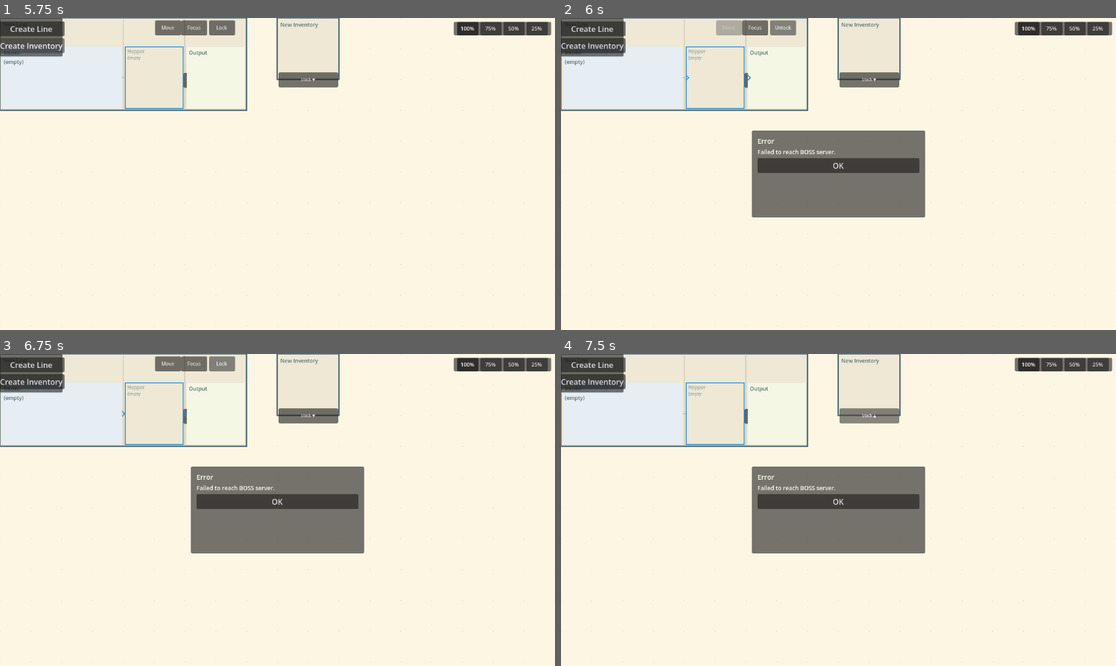
Above: before the commit, frames 1-4 (two rows, left to right).
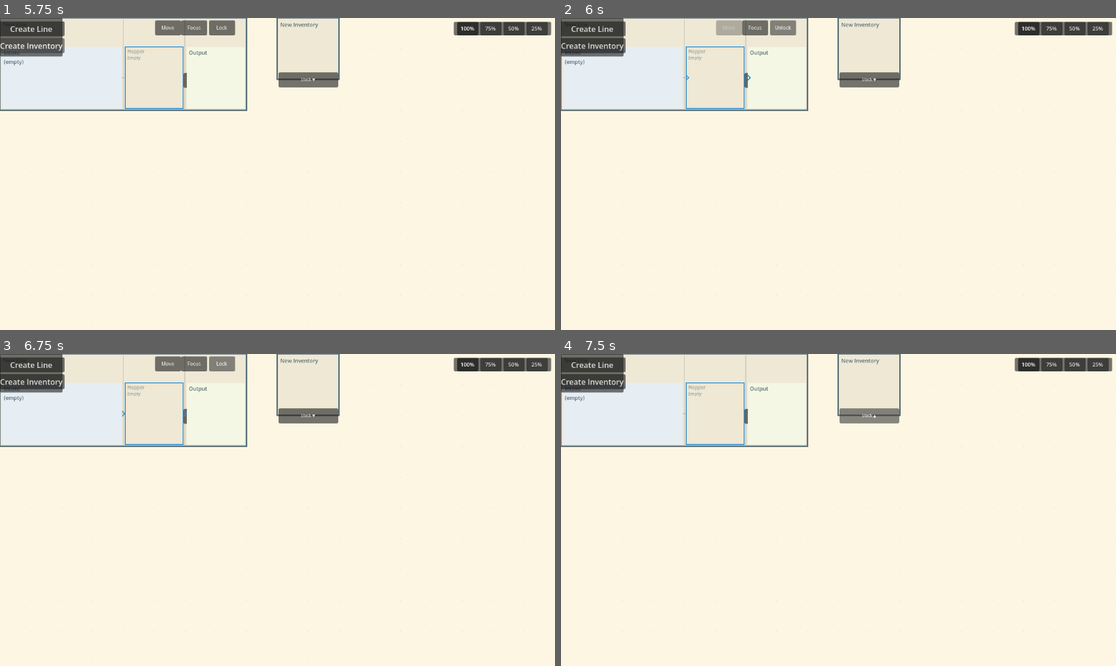
Above: after the commit, the same moments.

Repository: PeqNP/io.bithead.lean
Game: Godot game, scene res://scenes/FactoryFloor/FactoryFloor.tscn
Two runs of this game, one before a commit and one after it. Both use one fixed random seed, a clock stepped at 60 frames per second and the inputs below.
Inputs:
- Up to frame 1 (5.75 s): click "OK" at 0.5 s; click "Create Line" at 1.25 s; click "+" at 2 s; click "Move" at 2.75 s; click "Focus" at 3.5 s; click "OK" at 4.25 s; click "Create Inventory" at 5 s
- Up to frame 2 (6 s): click "Lock" at 5.75 s
- Up to frame 3 (6.75 s): click "Unlock" at 6.5 s
- Up to frame 4 (7.5 s): click "Stock ▼" at 7.25 s

Frame 1 is identical in both runs. In frame 2, 8.7% of the frame differs, in the area x 34-66%, y 36-64%; in frame 3, 8.7%; in frame 4, 8.7%.

Commit message:
- Fix: Line and inventory IDs no longer collide causing lines or inventories to not appear in the floor

Diff:
--- a/godot/scenes/FactoryFloor/FactoryFloor.gd
+++ b/godot/scenes/FactoryFloor/FactoryFloor.gd
@@ -119,9 +119,9 @@
 		var n_iq: int = max(1, (line_data.get("intakeQueues", []) as Array).size())
 		var raw_h := 60 + n_iq * 128 + (n_iq - 1) * 4 + 4
 		var th: int = ceili(float(raw_h) / 64.0)
-		incoming[line_data.get("id", 0)] = {"data": line_data, "tw": tw, "th": th, "is_line": true}
+		incoming["L_%d" % line_data.get("id", 0)] = {"data": line_data, "tw": tw, "th": th, "is_line": true}
 	for inv_data: Dictionary in (snapshot.get("inventories", []) as Array):
-		incoming[inv_data.get("id", 0)] = {"data": inv_data, "tw": 2, "th": 2, "is_line": false}
+		incoming["I_%d" % inv_data.get("id", 0)] = {"data": inv_data, "tw": 2, "th": 2, "is_line": false}
 
 	# Remove entities no longer in the snapshot.
 	var stale: Array = []
@@ -600,7 +600,10 @@
 # ---------------------------------------------------------------------------
 
 func _find_entity(entity_id: int) -> Node2D:
-	return _entity_nodes.get(entity_id)
+	var node = _entity_nodes.get("L_%d" % entity_id)
+	if node:
+		return node
+	return _entity_nodes.get("I_%d" % entity_id)
 
 
 ## Compute the world-space bounding rect of all entities plus FLOOR_EDGE_BUFFER.
